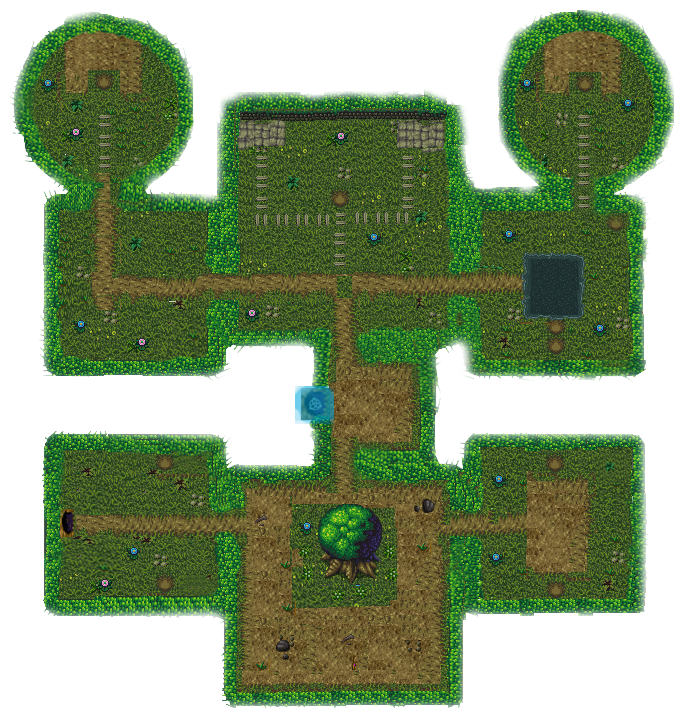
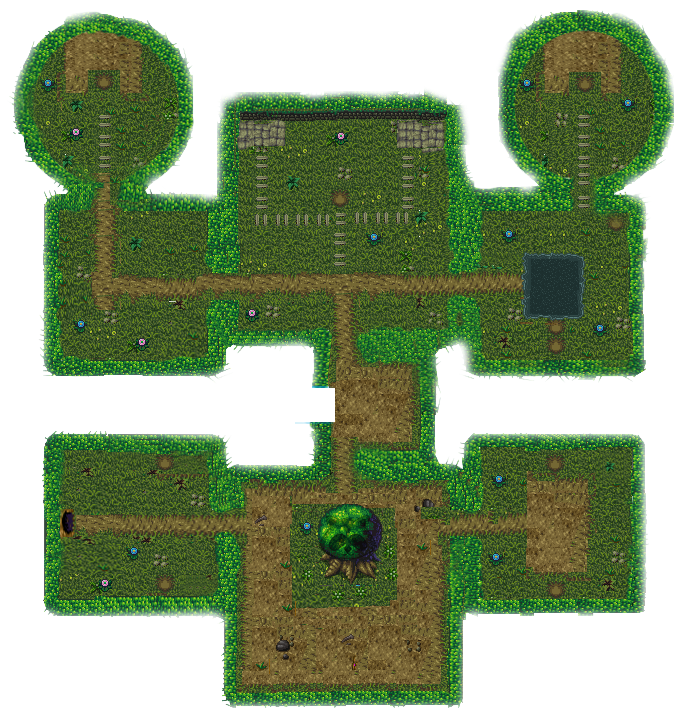
Comparing the layer stacks of the two 690×720 images. Changes:
added layer "1f99d" (hard light, 70%) above "Lorem ipsum dolor sit amet, consectetur adipiscing elit, sed do" over (x1=318, y1=515, x2=377, y2=559)
hid "Capa 28" over (x1=337, y1=276, x2=352, y2=298)
added layer "Capa 30" above "Capa 29" over (x1=421, y1=507, x2=444, y2=519)
added layer "Capa 29" above "Capa 31" over (x1=290, y1=547, x2=313, y2=559)
added layer "Capa 31" above "Capa 33" over (x1=292, y1=551, x2=313, y2=570)
painted on "Capa 3 copia 4" over (x1=295, y1=386, x2=335, y2=422)
